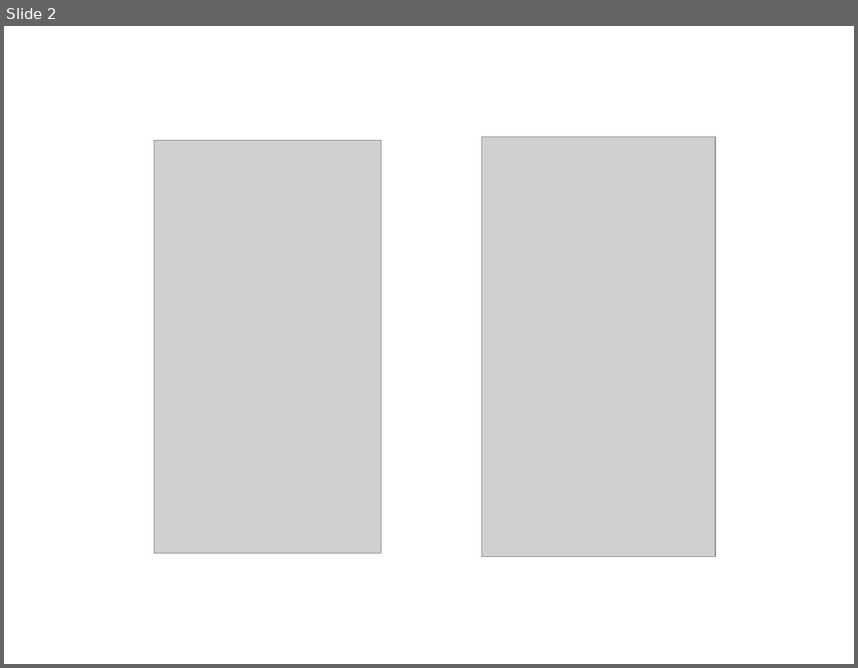
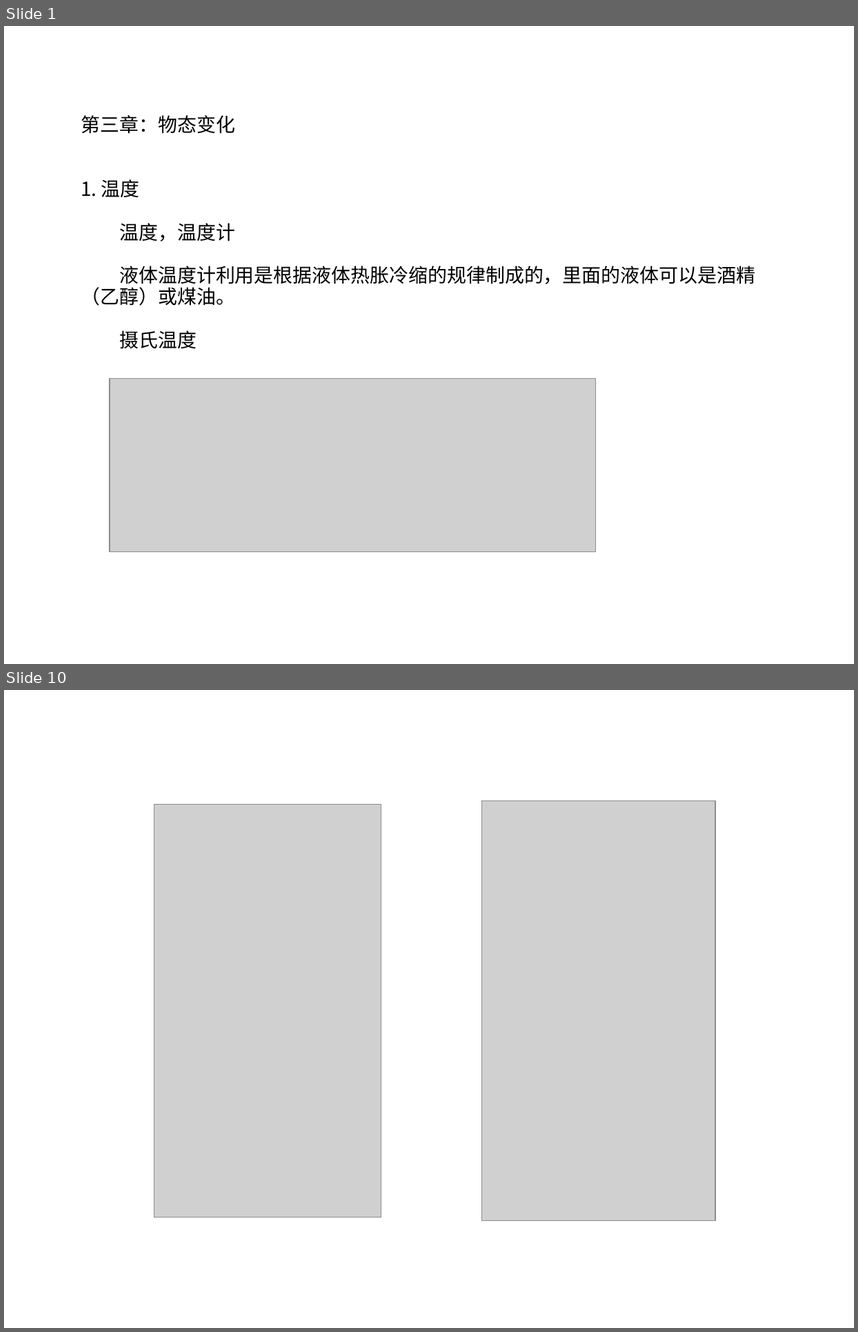
Before and after one commit to ericzhang/english-math, a slide deck: physics/grade-8-上/8上物理人教版-unit-3-物态变化.ppt. Shown one above the other, each under a label of ours: slide 2 before the commit, slides 1 and 10 after it; the slides between them are not shown. The pictures are 858x668 and 858x1332 pixels, drawn with LibreOffice and Linux fonts; fonts in the diff are those of the drawing; grey boxes stand for pictures. Boxes give left, top, right and bottom in pixels: in the first picture for what was removed or moved away, otherwise in the second. Text is boxed around its words. In the diff, an @@ line names an element or a change of style, - is before the commit and + after.

```diff
--- a/physics/grade-8-上/8上物理人教版-unit-3-物态变化.ppt
+++ b/physics/grade-8-上/8上物理人教版-unit-3-物态变化.ppt
@@ slide 1 added at (4, 26, 854, 664), background #FFFFFF @@
@@ text added at (81, 115, 755, 348), 18 pt, text #000000 @@
+第三章：物态变化
+1. 温度
+温度，温度计
+液体温度计利用是根据液体热胀冷缩的规律制成的，里面的液体可以是酒精（乙醇）或煤油。
+摄氏温度
@@ picture added at (110, 379, 595, 551) @@
@@ what was slide 2 is now slide 10 @@
```
Also in this commit, not shown: 8 other slides added, 45 other files.
